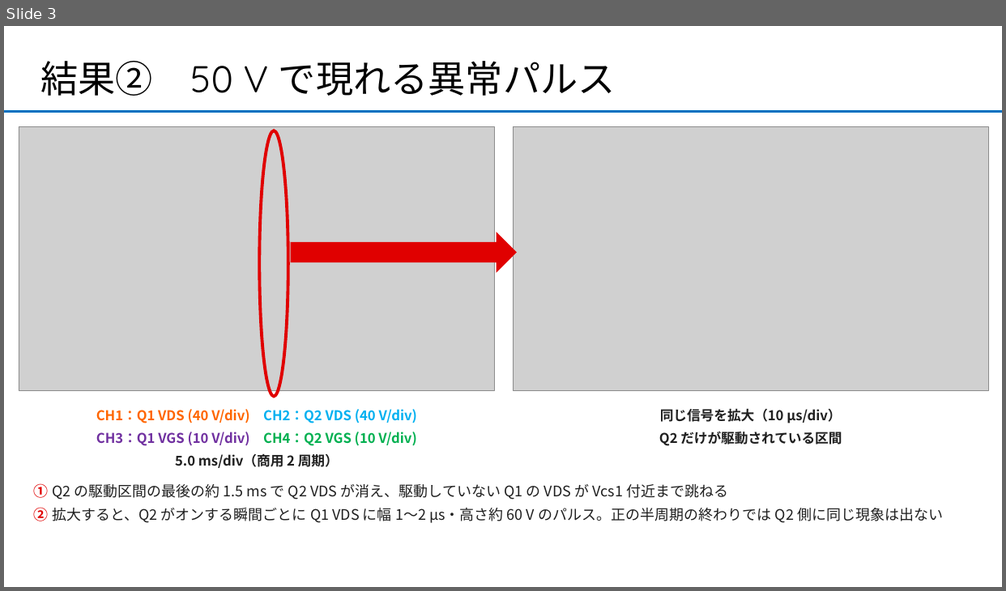
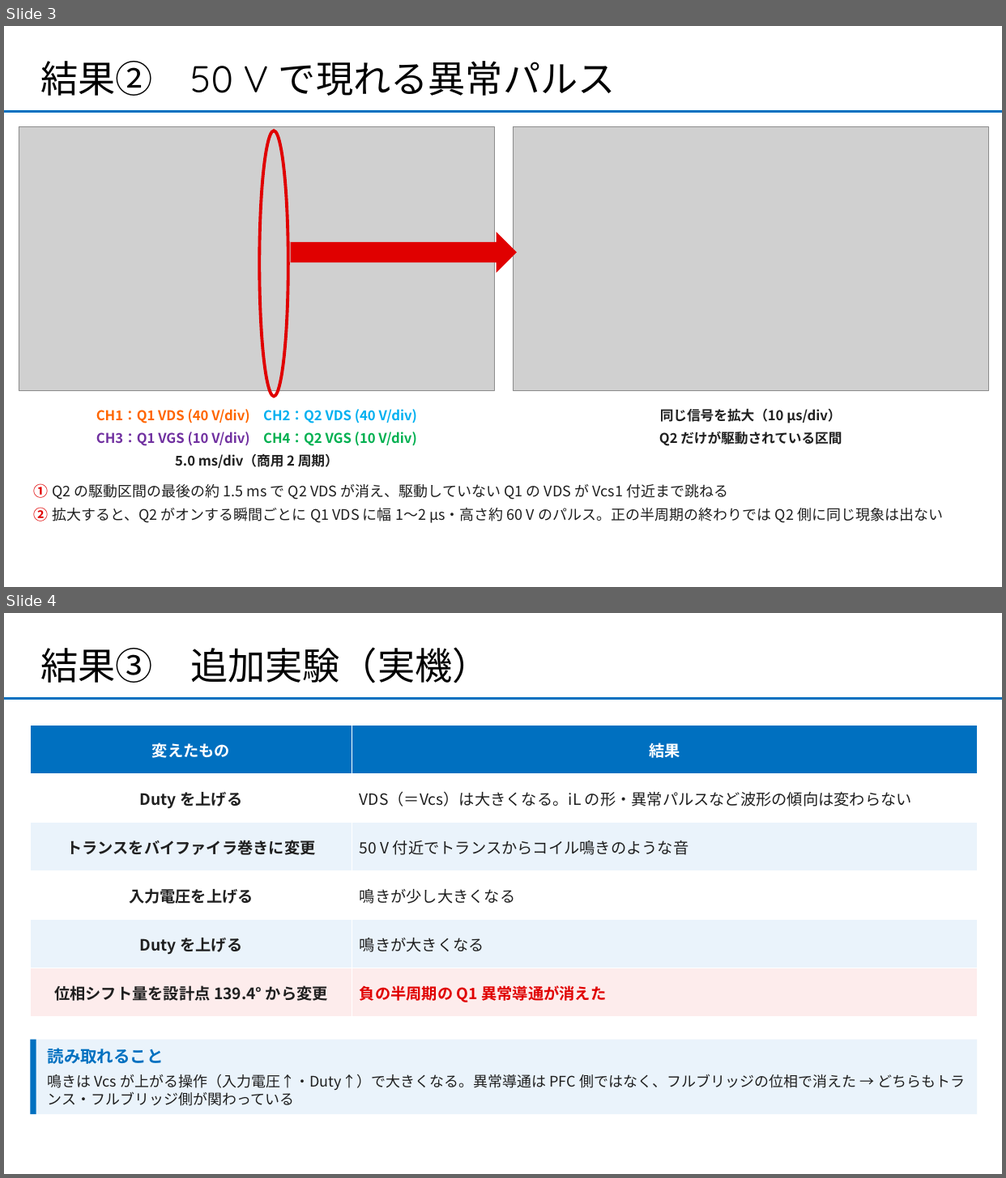
Before and after one commit to sena531/AI_reserch, a slide deck: experiments/50V波形考察_打ち合わせ.pptx. Shown one above the other, each under a label of ours: slide 3 before the commit, slides 3 and 4 after it. The pictures are 1006x591 and 1006x1178 pixels, drawn with LibreOffice and Linux fonts; fonts in the diff are those of the drawing; grey boxes stand for pictures. Boxes give left, top, right and bottom in pixels: in the first picture for what was removed or moved away, otherwise in the second. Text is boxed around its words. In the diff, an @@ line names an element or a change of style, - is before the commit and + after.

```diff
--- a/experiments/50V波形考察_打ち合わせ.pptx
+++ b/experiments/50V波形考察_打ち合わせ.pptx
@@ slide 4 added at (4, 613, 1002, 1174), background #FFFFFF; not listed: 1 template element that a slide beside it also shows @@
@@ title added at (40, 647, 490, 683), 36 pt, text #000000 @@
+結果③ 追加実験（実機）
@@ table added at (30, 726, 978, 1017), 6 rows, 2 columns @@
+変えたもの | 結果
+Duty を上げる | VDS（＝Vcs）は大きくなる。iL の形・異常パルスなど波形の傾向は変わらない
+トランスをバイファイラ巻きに変更 | 50 V 付近でトランスからコイル鳴きのような音
+入力電圧を上げる | 鳴きが少し大きくなる
+Duty を上げる | 鳴きが大きくなる
+位相シフト量を設計点 139.4° から変更 | 負の半周期の Q1 異常導通が消えた
@@ rectangle added at (30, 1040, 978, 1114), fill #EAF3FB @@
@@ rectangle added at (30, 1040, 36, 1114), fill #0070C0 @@
@@ text added at (48, 1048, 965, 1106), 14 pt, text #1F1F1F @@
+読み取れること
+鳴きは Vcs が上がる操作（入力電圧↑・Duty↑）で大きくなる。異常導通は PFC 側ではなく、フルブリッジの位相で消えた → どちらもトランス・フルブリッジ側が関わっている
```
Also in this commit, not shown: 2 slides changed, 2 other slides added, 1 slide removed.
